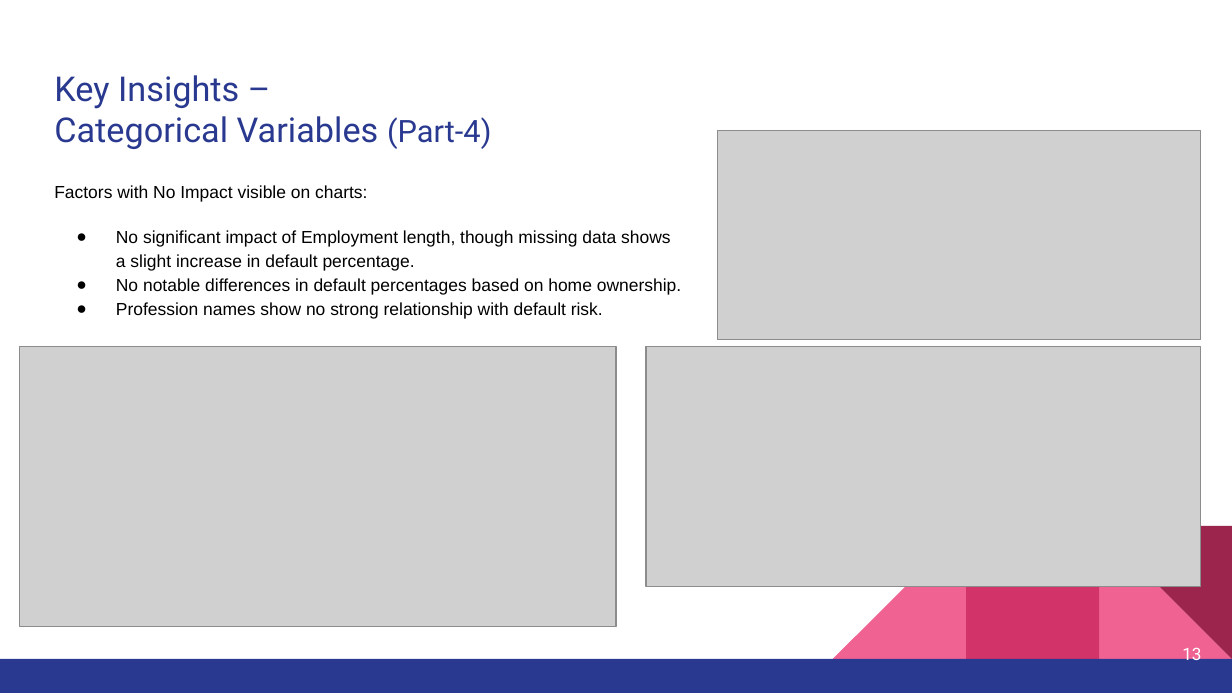
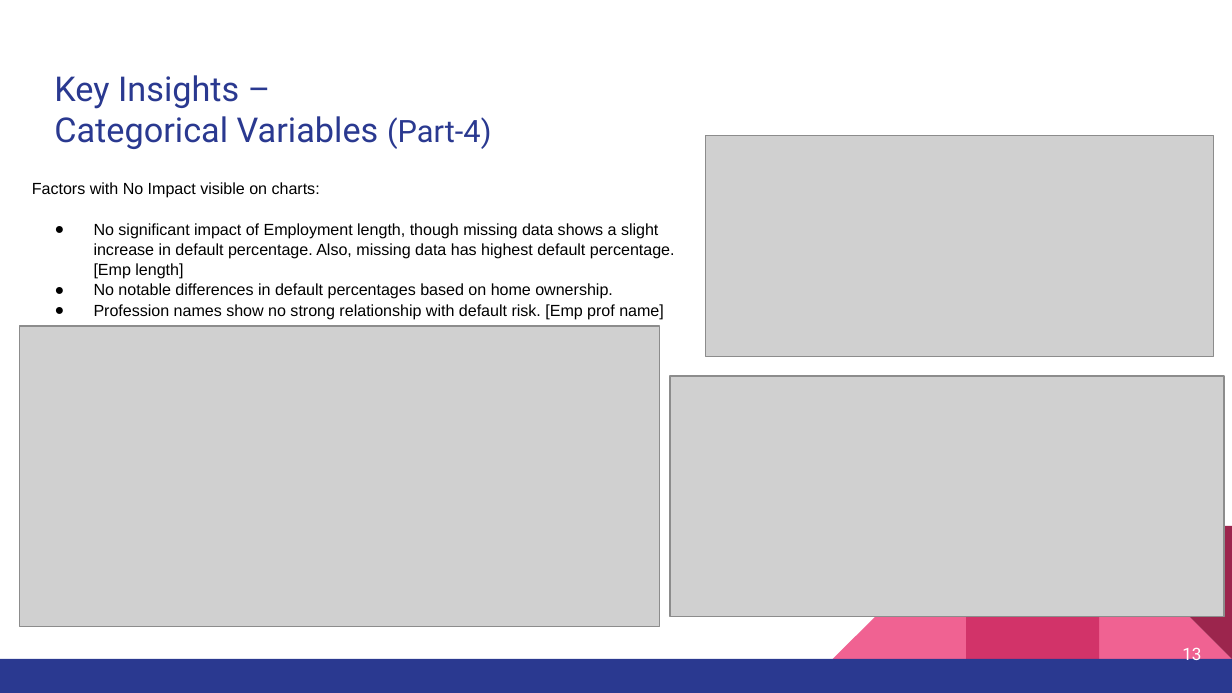
Before and after one commit to amaan2398/insights-into-lending-risks, a slide deck: slide 13 of docs/Amaan_Shaikh-Case_study-Insights_into_Lending_Risks .pptx. Drawn at 1232x693 pixels with LibreOffice and Linux fonts; fonts in the diff are those of the drawing; grey boxes stand for pictures. Boxes give left, top, right and bottom in pixels: in the first picture for what was removed or moved away, otherwise in the second. Text is boxed around its words. In the diff, an @@ line names an element or a change of style, - is before the commit and + after.

Commit message:
Updated PPT

```diff
--- a/docs/Amaan_Shaikh-Case_study-Insights_into_Lending_Risks .pptx
+++ b/docs/Amaan_Shaikh-Case_study-Insights_into_Lending_Risks .pptx
@@ picture resized from (x1=717, y1=131, x2=1200, y2=340) to (x1=706, y1=136, x2=1214, y2=356) @@
@@ text "Factors with No Impact visible ..." moved from (x1=54, y1=185, x2=681, y2=319) to (x1=32, y1=182, x2=675, y2=320) @@
@@ text at (x1=32, y1=182, x2=613, y2=299): size 10.2 to 9.3 pt in "Factors with No Impact visible on charts:", "No notable differences in default percentages based ..."; line spacing 1.15 to 1.05; indent changed @@
@@ text at (x1=94, y1=223, x2=675, y2=279): text changed; size 10.2 to 9.3 pt @@
-● No significant impact of Employment length, though missing data shows a slight increase in default percentage.
+● No significant impact of Employment length, though missing data shows a slight increase in default percentage. Also, missing data has highest default percentage. [Emp length]
@@ picture resized from (x1=20, y1=346, x2=616, y2=626) to (x1=20, y1=326, x2=660, y2=627) @@
@@ text at (x1=94, y1=304, x2=664, y2=320): text changed; size 10.2 to 9.3 pt @@
-● Profession names show no strong relationship with default risk.
+● Profession names show no strong relationship with default risk. [Emp prof name]
@@ picture moved from (x1=646, y1=346, x2=1200, y2=586) to (x1=670, y1=376, x2=1225, y2=616) @@
```
Also in this commit, not shown: 7 other slides changed, 27 slides added, 1 other file.
